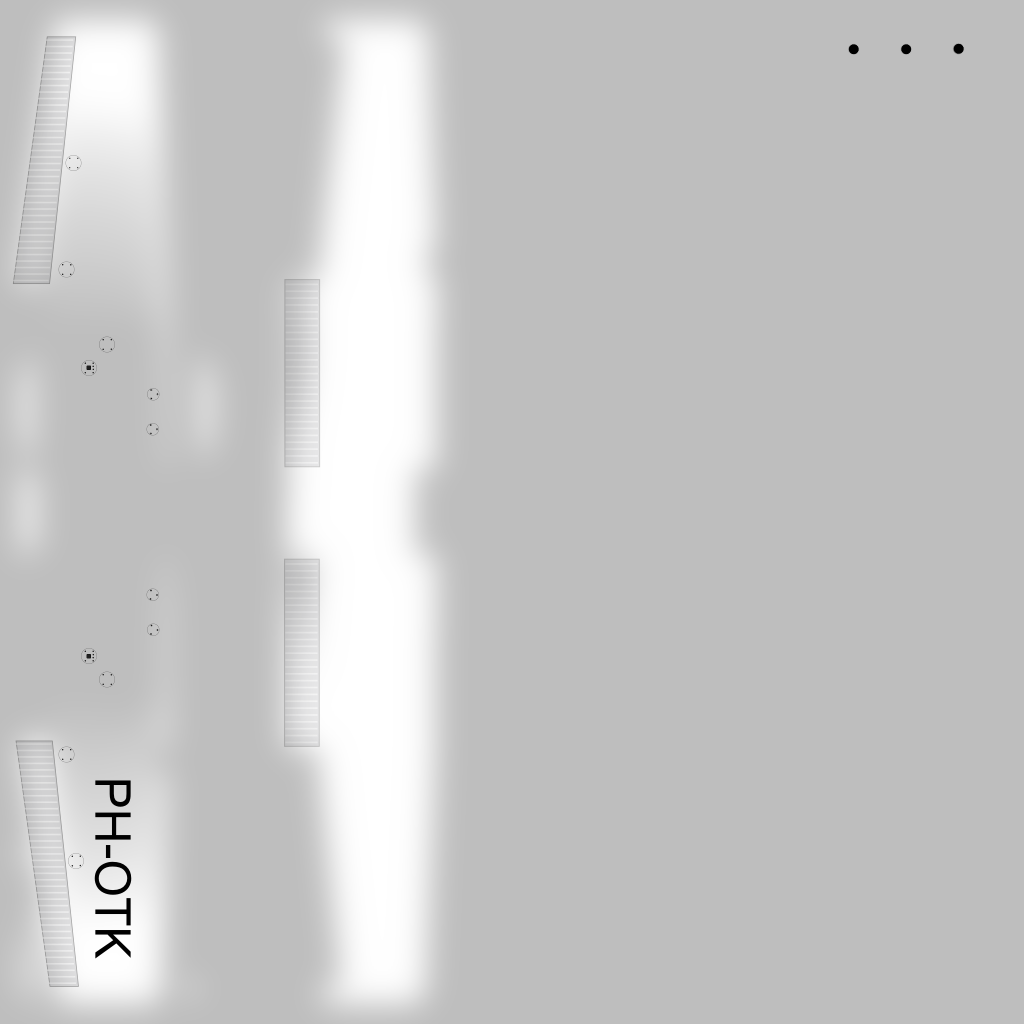
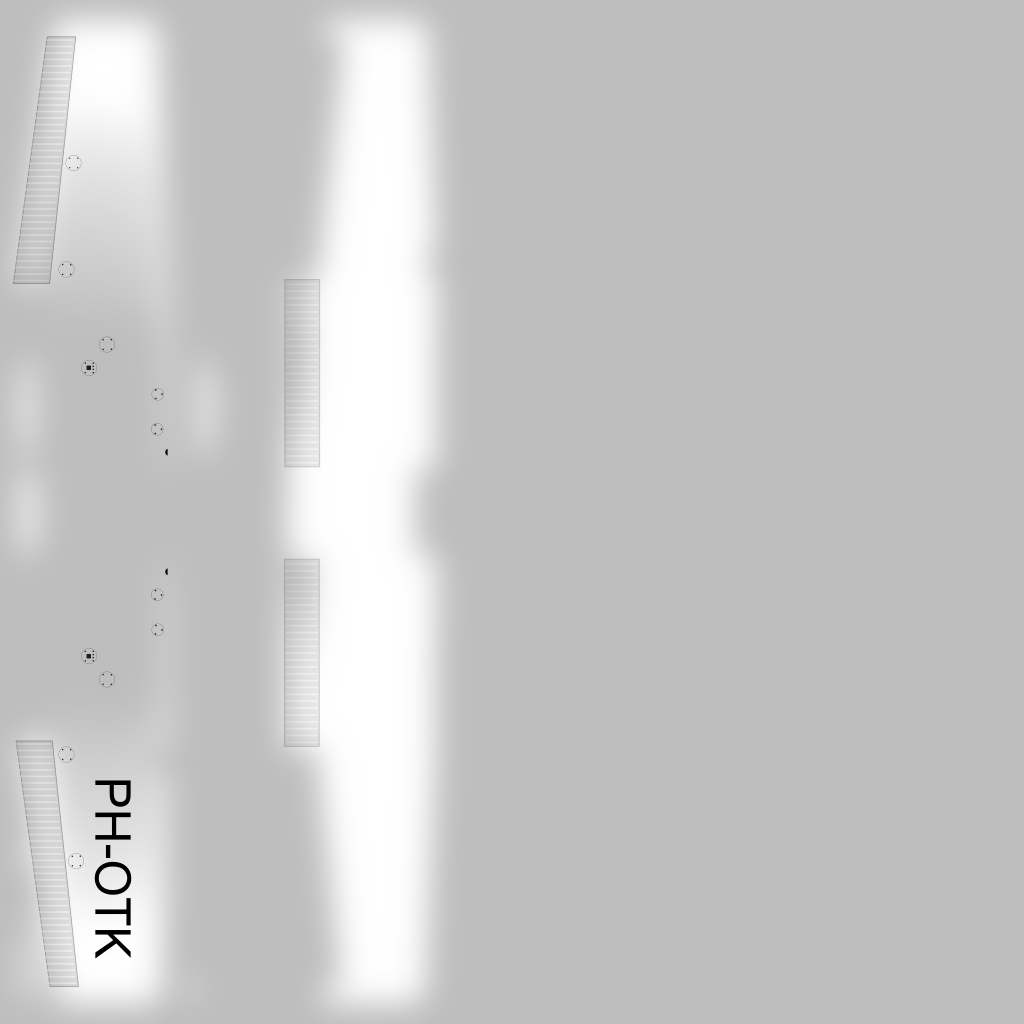
Layered file, before and after one edit (1024 x 1024). Changes by layer:
added layer "Clipboard #1" above "Clipboard" over [151, 388, 168, 636]
painted on "Clipboard" over [146, 43, 965, 636]
